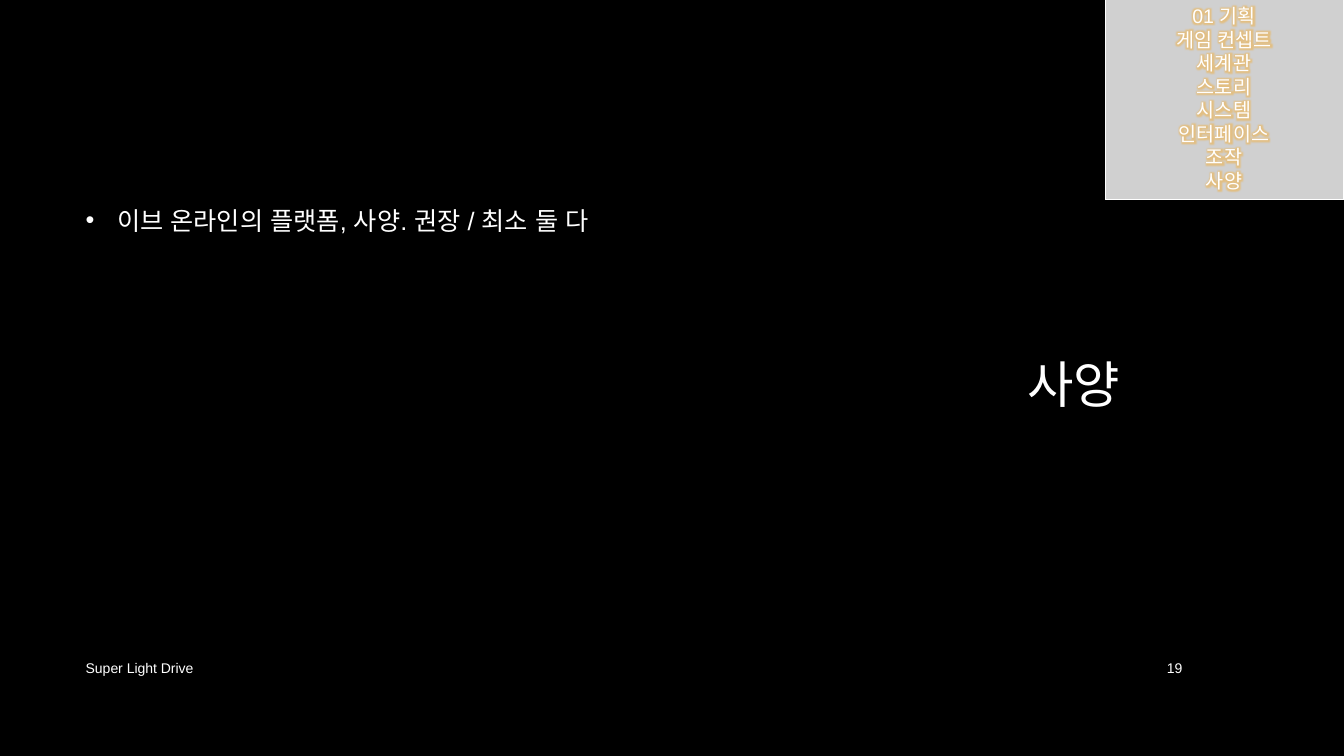
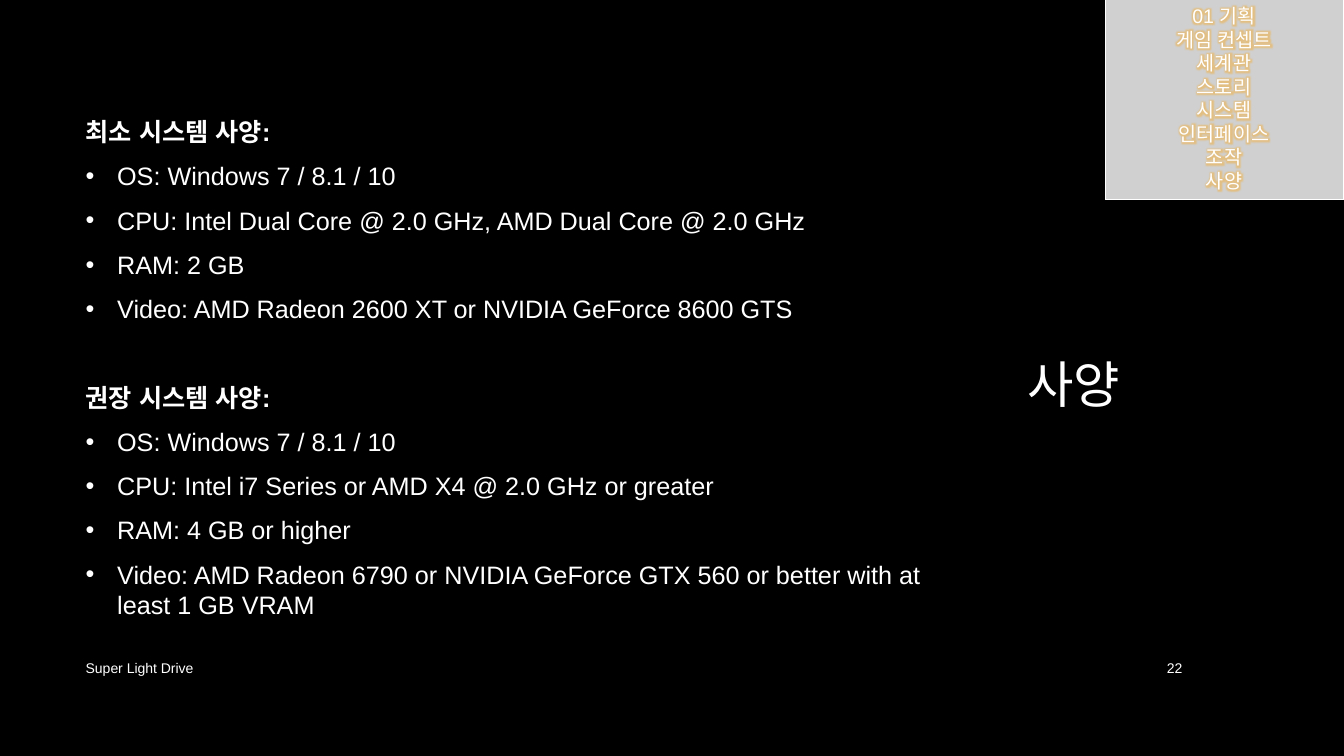
Before and after one commit to iconstudio/2017-Platformer, a slide deck: slide 22 of slides/SuperLightDrive_20171228.pptx (slide 19 before the commit). Drawn at 1344x756 pixels with LibreOffice and Linux fonts; fonts in the diff are those of the drawing; grey boxes stand for pictures; background and template pictures are left out. Boxes give left, top, right and bottom in pixels: in the first picture for what was removed or moved away, otherwise in the second. Text is boxed around its words. In the diff, an @@ line names an element or a change of style, - is before the commit and + after.

```diff
--- a/slides/SuperLightDrive_20171228.pptx
+++ b/slides/SuperLightDrive_20171228.pptx
@@ text at [86, 120, 920, 615]: text changed @@
-• 이브 온라인의 플랫폼, 사양. 권장 / 최소 둘 다
+최소 시스템 사양:
+• OS: Windows 7 / 8.1 / 10
+• CPU: Intel Dual Core @ 2.0 GHz, AMD Dual Core @ 2.0 GHz
+• RAM: 2 GB
+• Video: AMD Radeon 2600 XT or NVIDIA GeForce 8600 GTS
+권장 시스템 사양:
+• OS: Windows 7 / 8.1 / 10
+• CPU: Intel i7 Series or AMD X4 @ 2.0 GHz or greater
+• RAM: 4 GB or higher
+• Video: AMD Radeon 6790 or NVIDIA GeForce GTX 560 or better with at least 1 GB VRAM
@@ page number at [1167, 663, 1183, 673]: text changed @@
-19
+22
```
Also in this commit, not shown: 12 other slides changed, 3 slides added, 7 other files.
